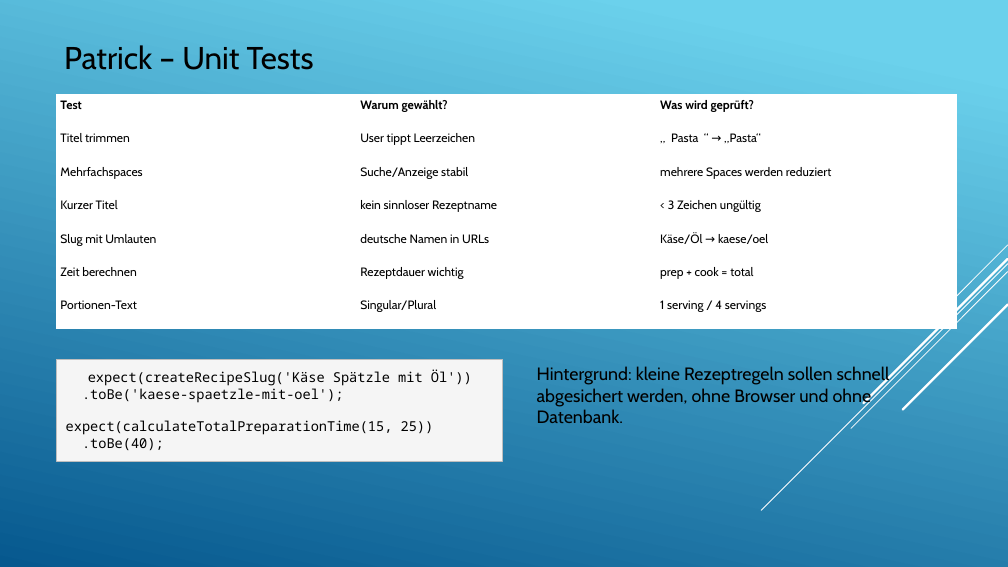
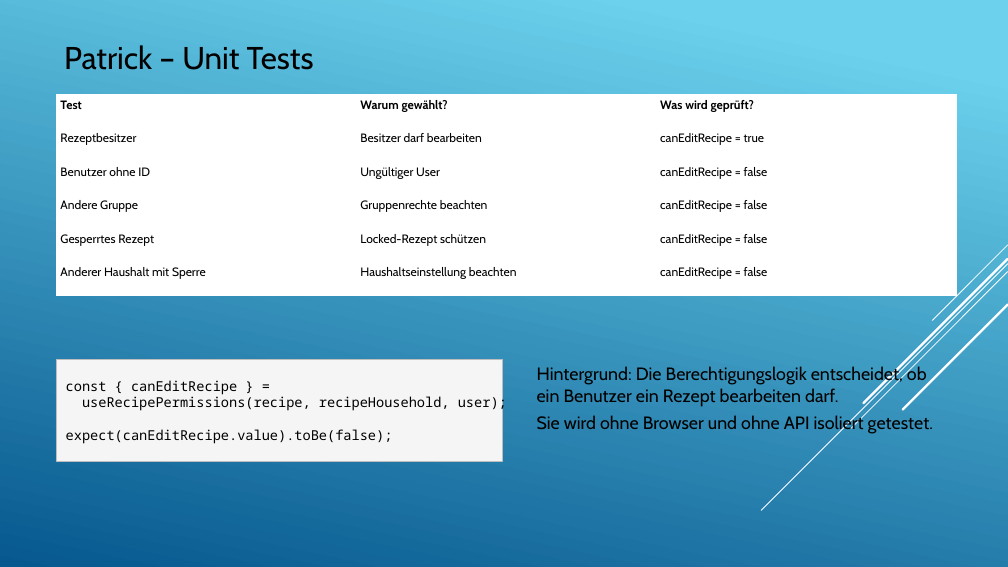
Before and after one commit to JG78horAz/Mealie, a slide deck: slide 6 of playwright-tests/PRESENTATION.pptx. Drawn at 1008x567 pixels with LibreOffice and Linux fonts; fonts in the diff are those of the drawing. Boxes give left, top, right and bottom in pixels: in the first picture for what was removed or moved away, otherwise in the second. Text is boxed around its words. In the diff, an @@ line names an element or a change of style, - is before the commit and + after.

```diff
--- a/playwright-tests/PRESENTATION.pptx
+++ b/playwright-tests/PRESENTATION.pptx
@@ table at [57, 95, 957, 296] @@
-row 2: Titel trimmen | User tippt Leerzeichen | „ Pasta “ → „Pasta“
-row 3: Mehrfachspaces | Suche/Anzeige stabil | mehrere Spaces werden reduziert
-row 4: Kurzer Titel | kein sinnloser Rezeptname | < 3 Zeichen ungültig
-row 5: Slug mit Umlauten | deutsche Namen in URLs | Käse/Öl → kaese/oel
-row 6: Zeit berechnen | Rezeptdauer wichtig | prep + cook = total
-row 7: Portionen-Text | Singular/Plural | 1 serving / 4 servings
+row 2: Rezeptbesitzer | Besitzer darf bearbeiten | canEditRecipe = true
+row 3: Benutzer ohne ID | Ungültiger User | canEditRecipe = false
+row 4: Andere Gruppe | Gruppenrechte beachten | canEditRecipe = false
+row 5: Gesperrtes Rezept | Locked-Rezept schützen | canEditRecipe = false
+row 6: Anderer Haushalt mit Sperre | Haushaltseinstellung beachten | canEditRecipe = false
@@ text in rectangle at [66, 380, 507, 444]: text changed @@
-expect(createRecipeSlug('Käse Spätzle mit Öl'))
-.toBe('kaese-spaetzle-mit-oel');
-expect(calculateTotalPreparationTime(15, 25))
-.toBe(40);
+const { canEditRecipe } =
+useRecipePermissions(recipe, recipeHousehold, user);
+expect(canEditRecipe.value).toBe(false);
@@ text at [537, 365, 933, 435]: text changed @@
-Hintergrund: kleine Rezeptregeln sollen schnell abgesichert werden, ohne Browser und ohne Datenbank.
+Hintergrund: Die Berechtigungslogik entscheidet, ob ein Benutzer ein Rezept bearbeiten darf.
+Sie wird ohne Browser und ohne API isoliert getestet.
```
Also in this commit, not shown: 2 other slides changed.
